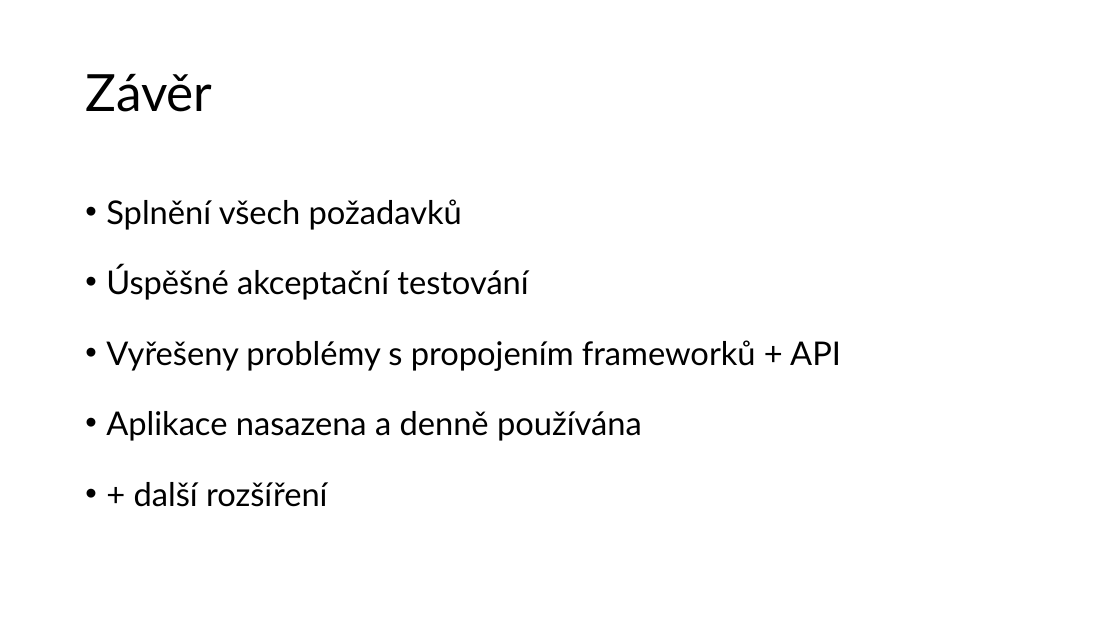
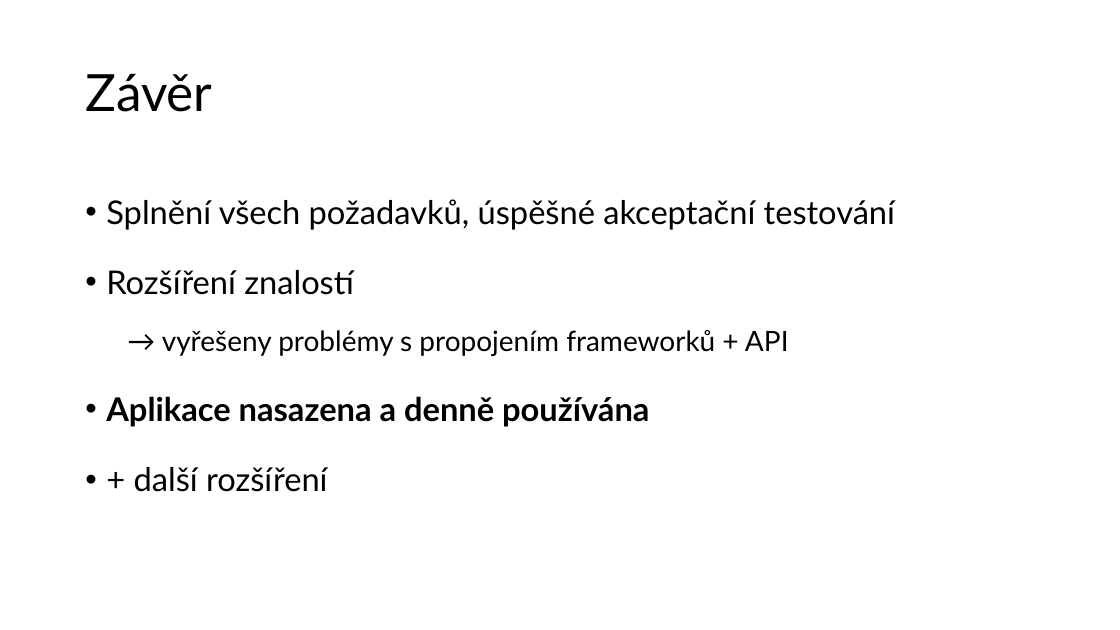
Before and after one commit to rodlukas/bachelors-thesis, a slide deck: slide 10 of prezentace/DPR prezentace.pptx (slide 9 before the commit). Drawn at 1120x630 pixels with LibreOffice and Linux fonts; fonts in the diff are those of the drawing. Boxes give left, top, right and bottom in pixels: in the first picture for what was removed or moved away, otherwise in the second. Text is boxed around its words. In the diff, an @@ line names an element or a change of style, - is before the commit and + after.

```diff
--- a/prezentace/DPR prezentace.pptx
+++ b/prezentace/DPR prezentace.pptx
@@ text at bbox=[106, 199, 895, 356]: text changed @@
-• Splnění všech požadavků
-• Úspěšné akceptační testování
-• Vyřešeny problémy s propojením frameworků + API
+• Splnění všech požadavků, úspěšné akceptační testování
+• Rozšíření znalostí
+  → vyřešeny problémy s propojením frameworků + API
@@ text at bbox=[106, 396, 649, 427]: bold on in "Aplikace nasazena a denně používána" @@
```
Also in this commit, not shown: 1 other slide changed, 1 slide added.
